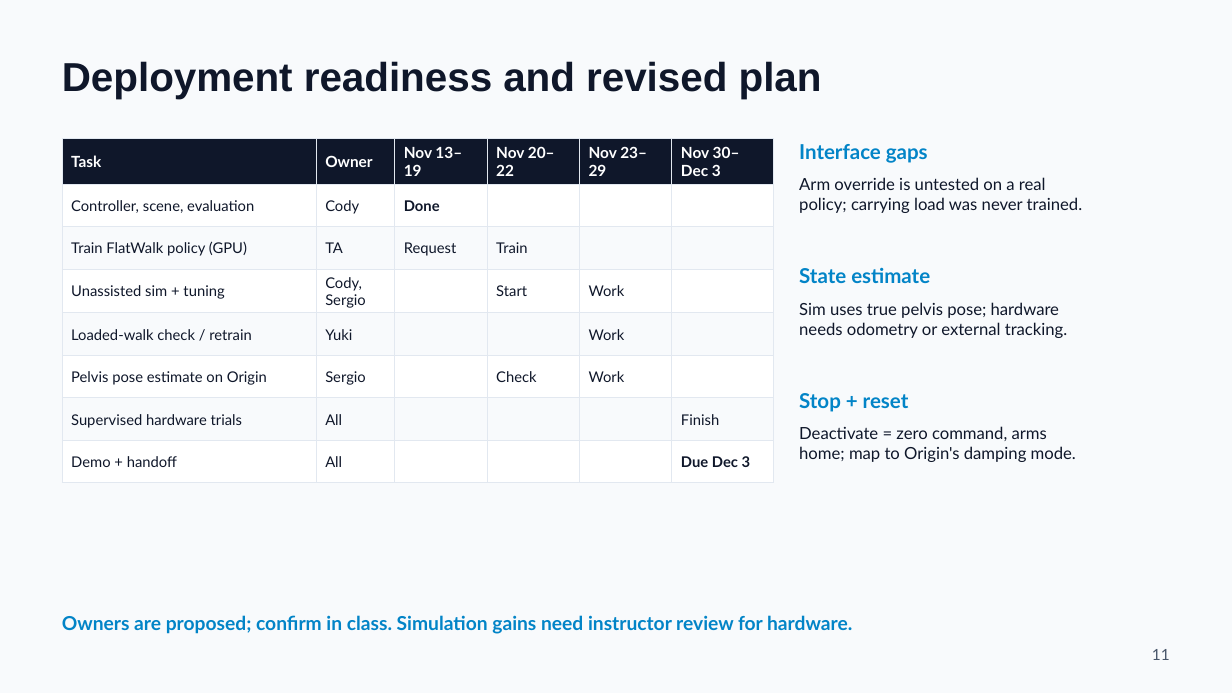
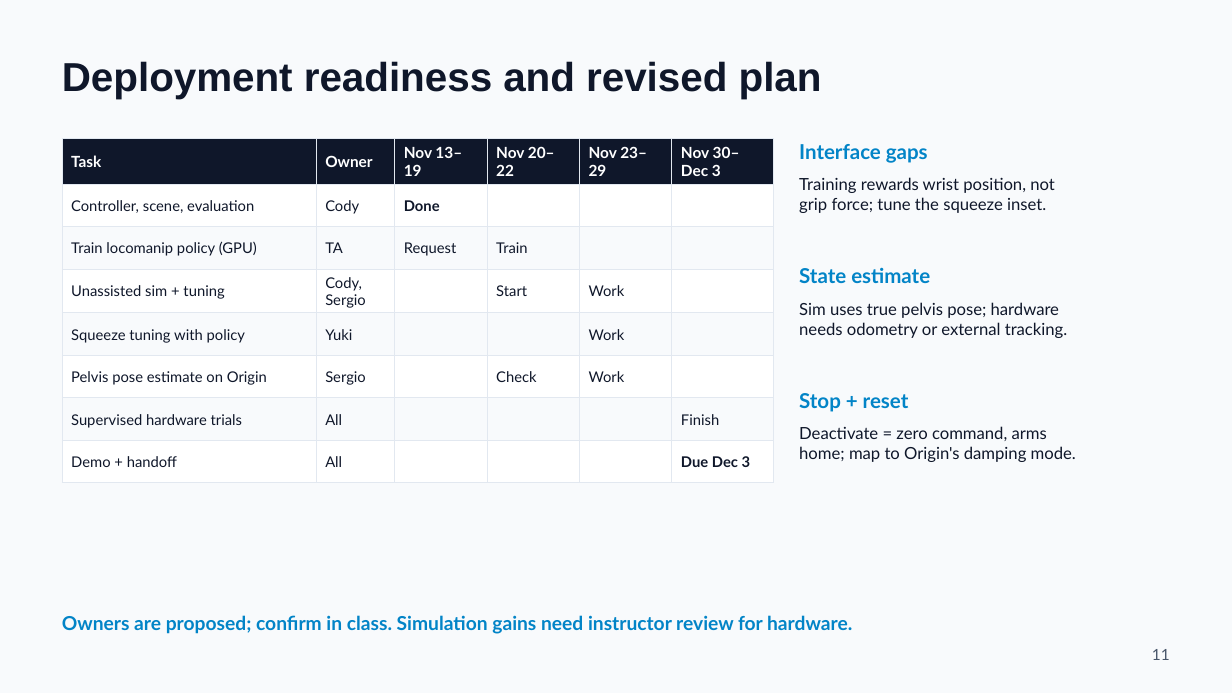
Before and after one commit to thebestjuan1738/SantaDisplayRoboto, a slide deck: slide 11 of slides/SantaBot_Stage2_Simulation_Review.pptx. Drawn at 1232x693 pixels with LibreOffice and Linux fonts; fonts in the diff are those of the drawing. Boxes give left, top, right and bottom in pixels: in the first picture for what was removed or moved away, otherwise in the second. Text is boxed around its words. In the diff, an @@ line names an element or a change of style, - is before the commit and + after.

```diff
--- a/slides/SantaBot_Stage2_Simulation_Review.pptx
+++ b/slides/SantaBot_Stage2_Simulation_Review.pptx
@@ table at box(62, 139, 774, 479) @@
-row 3, column 1: Train FlatWalk policy (GPU)
+row 3, column 1: Train locomanip policy (GPU)
-row 5, column 1: Loaded-walk check / retrain
+row 5, column 1: Squeeze tuning with policy
@@ text at box(799, 177, 1055, 213): text changed @@
-Arm override is untested on a real
-policy; carrying load was never trained.
+Training rewards wrist position, not
+grip force; tune the squeeze inset.
```
Also in this commit, not shown: 3 other slides changed, 8 other files.
